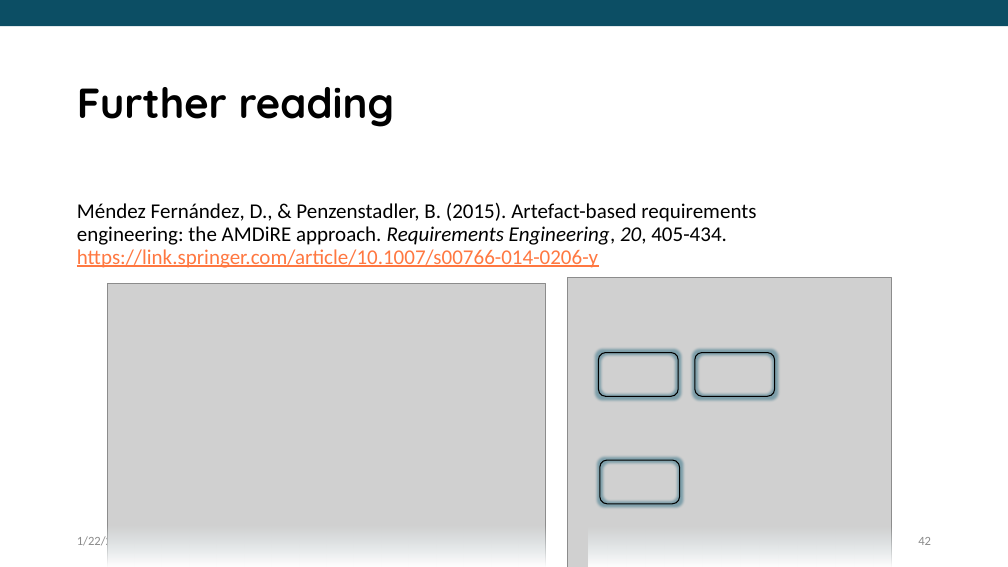
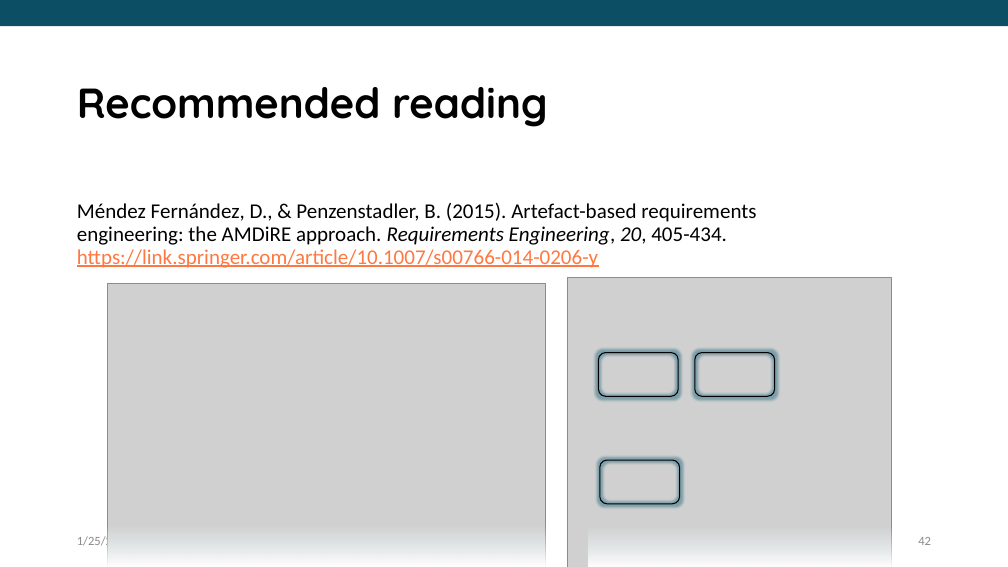
Before and after one commit to bth-dipt-teaching/req-eng-fundamentals, a slide deck: slide 42 of Fundamentals of Requirements Engineering.pptx. Drawn at 1008x567 pixels with LibreOffice and Linux fonts; fonts in the diff are those of the drawing; grey boxes stand for pictures; background and template pictures are left out. Boxes give left, top, right and bottom in pixels: in the first picture for what was removed or moved away, otherwise in the second. Text is boxed around its words. In the diff, an @@ line names an element or a change of style, - is before the commit and + after.

```diff
--- a/Fundamentals of Requirements Engineering.pptx
+++ b/Fundamentals of Requirements Engineering.pptx
@@ title at [77,87,548,127]: text changed @@
-Further reading
+Recommended reading
@@ text at [77,535,131,545]: text changed @@
-1/22/2024
+1/25/2024
```
Also in this commit, not shown: 40 other slides changed, 1 slide added, 1 other file.
